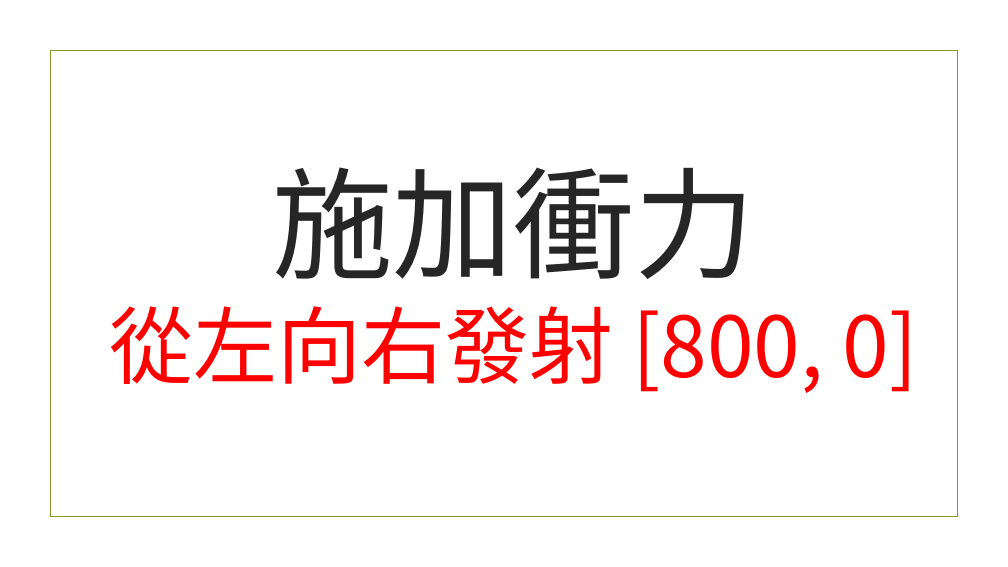
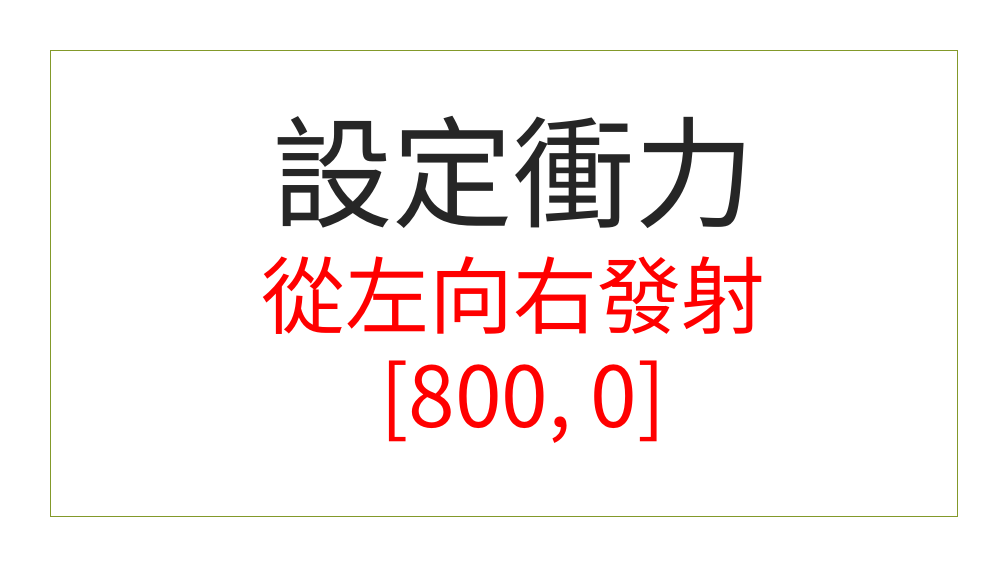
Before and after one commit to beardad1975/py4t, a slide deck: slide 12 of 課程資料/物理撞擊實驗室/物理撞擊實驗室簡報.pptx (slide 8 before the commit). Drawn at 1008x567 pixels with LibreOffice and Linux fonts; fonts in the diff are those of the drawing; background and template pictures are left out. Boxes give left, top, right and bottom in pixels: in the first picture for what was removed or moved away, otherwise in the second. Text is boxed around its words. In the diff, an @@ line names an element or a change of style, - is before the commit and + after.

```diff
--- a/課程資料/物理撞擊實驗室/物理撞擊實驗室簡報.pptx
+++ b/課程資料/物理撞擊實驗室/物理撞擊實驗室簡報.pptx
@@ title at box(261, 116, 765, 443): text changed @@
-施加衝力
-從左向右發射 [800, 0]
+設定衝力
+從左向右發射
+[800, 0]
```
Also in this commit, not shown: 20 other slides changed, 26 slides added, 8 slides removed, 9 other files.
